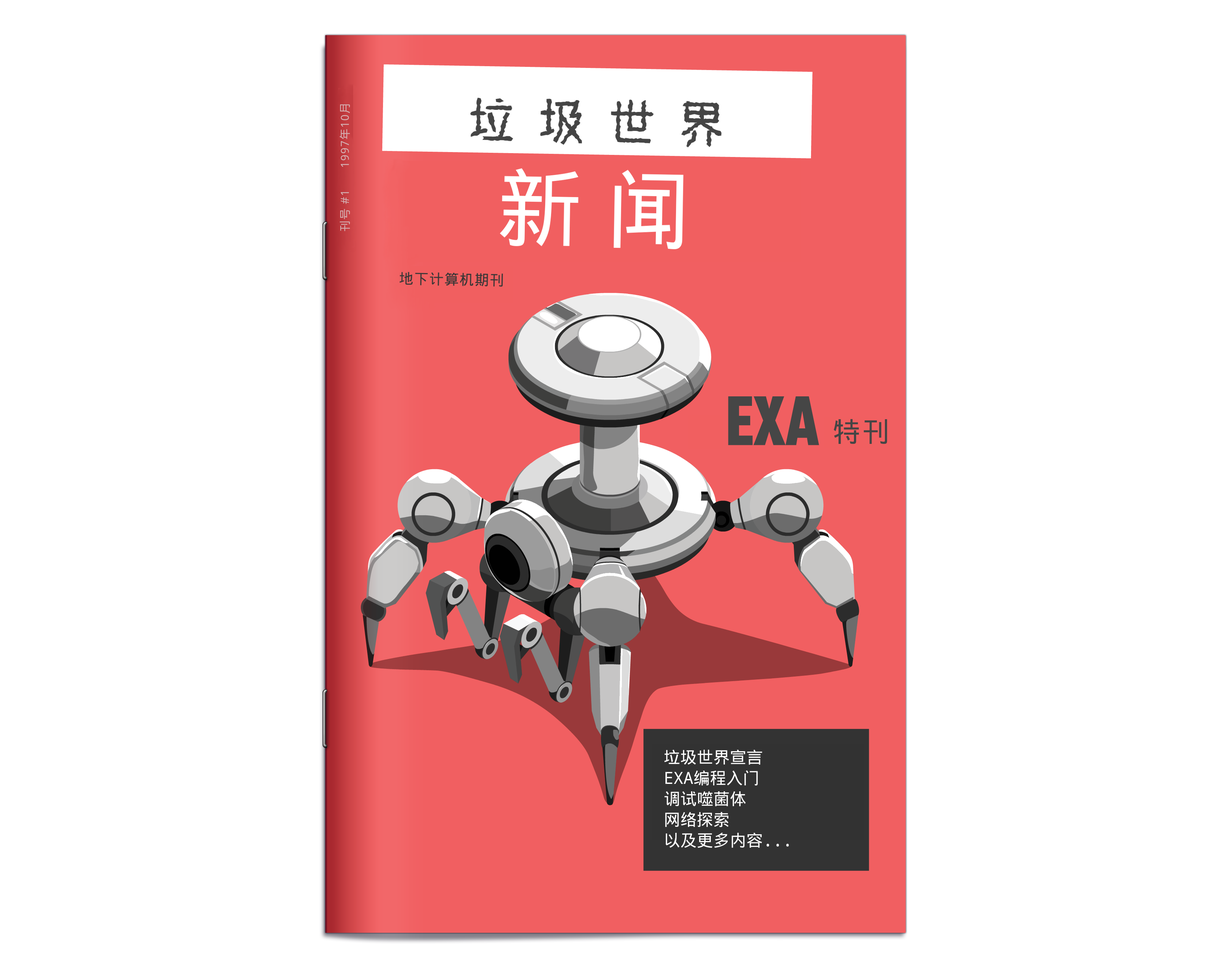
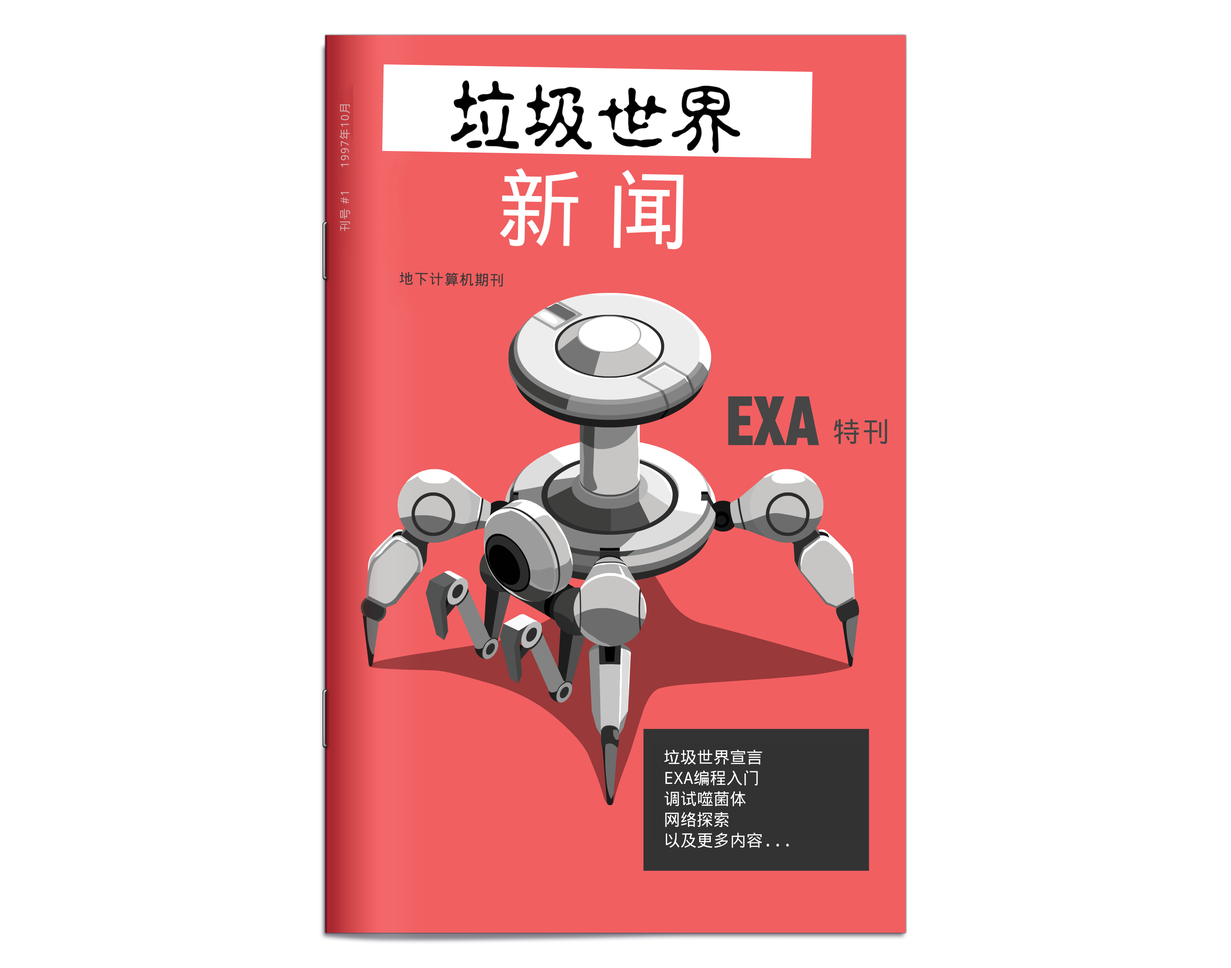
Comparing the layer stacks of the two 1231x968 images. Changes:
painted on "垃圾世界" over box(450, 79, 741, 154)
